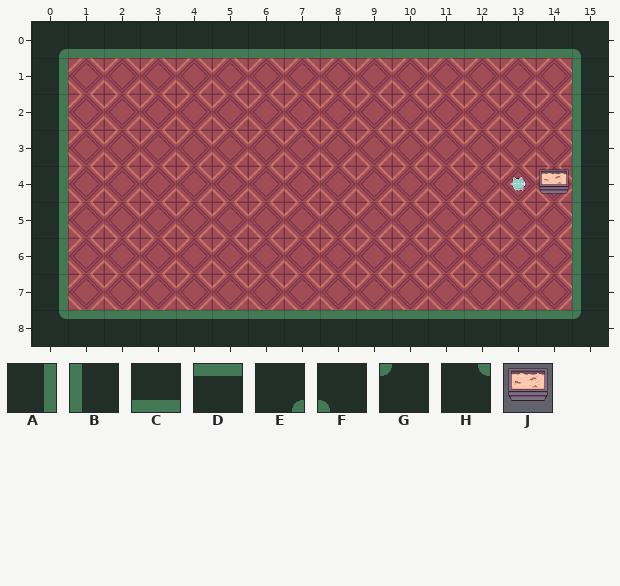
Tiled map (JSON), stored at assets/tiled/d2_5.json. The first picture shows the starting point.
Cells are 64x64 px. Shown: x 0..15, y 0..8.
Key: from "room_tileset": A 6, B 7, C 8, D 9, E 10, F 11, G 12, H 13, J 30.
_ is an empty cell.
Objects are placed by their top-left corner, in cells (3,4 is the top-left corner of cell 3,4); size is 1x1 cell unless given.
Layers that did not change in this view are not listed.
Layer "onc" before, first column x 0:
0 ECCCCCCCCCCCCCCF
1 A______________B
2 A______________B
3 A______________B
4 A______________B
5 A______________B
6 A______________B
7 A______________B
8 HDDDDDDDDDDDDDDG
Objects on layer "portals" before:
J "d2_3" at 14,4
The result:
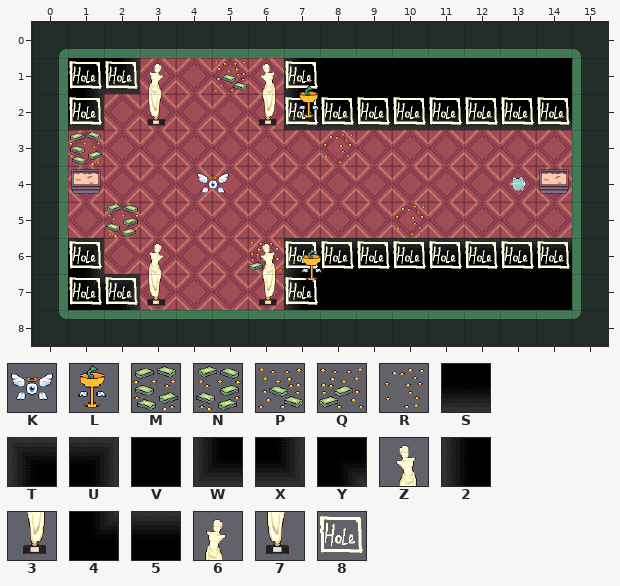
Further tiles: from "room_tileset": K 28, L 29, M 76, N 77, P 78, Q 79, R 80, S 88, T 90, U 91, V 113, W 115, X 116, Y 117, Z 122, 2 139, 3 147, 4 162, 5 163, 6 172, 7 197, 8 227.
Diff:
Changed rows in their new state; . is an unchanged cell.
Layer "onn":
first column x 1:
1 YX..P.2VVVVVVV
2 X.....WSSSSSSS
3 M......R......
5 .N.......R....
6 U....QT5555555
7 4U....2VVVVVVV
Layer "onc":
first column x 3:
1 6..Z
2 7..3
first column x 3:
6 6..Z
7 7..3
Layer "holes":
added: 8 at 1,1
added: 8 at 7,1
added: 8 at 2,1
added: 8 at 8,2
added: 8 at 9,2
added: 8 at 11,2
added: 8 at 1,2
added: 8 at 10,2
added: 8 at 12,2
added: 8 at 13,2
added: 8 at 14,2
added: 8 at 7,2
added: 8 at 7,6
added: 8 at 13,6
added: 8 at 10,6
added: 8 at 14,6
added: 8 at 8,6
added: 8 at 9,6
added: 8 at 11,6
added: 8 at 1,6
added: 8 at 12,6
added: 8 at 2,7
added: 8 at 7,7
added: 8 at 1,7
Layer "portals":
added: J "d2_6" at 1,4
Layer "enemies":
added: L "eC_0" at 7.2,1.7
added: K "eA_0" at 4.5,4
added: L "eC_0" at 7.3,6.3
Pixel boxes of the changes (left, top, right, bottom) in both pictures:
added: (68, 58, 165, 310)
added: (213, 58, 572, 163)
added: (197, 173, 229, 193)
added: (249, 205, 572, 310)
